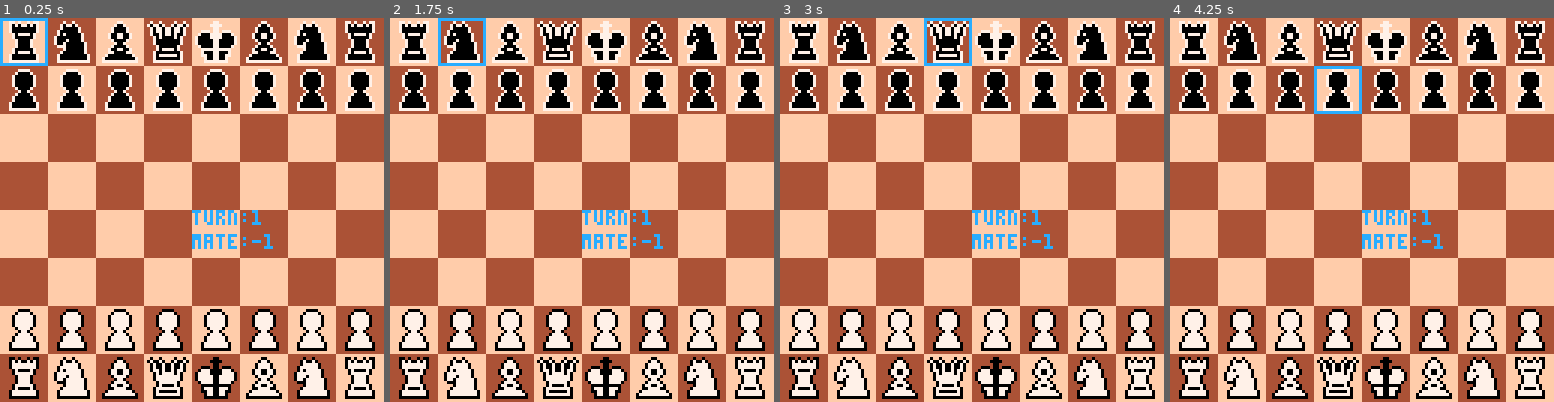
Above: before the commit, frames 1-4 (left to right).
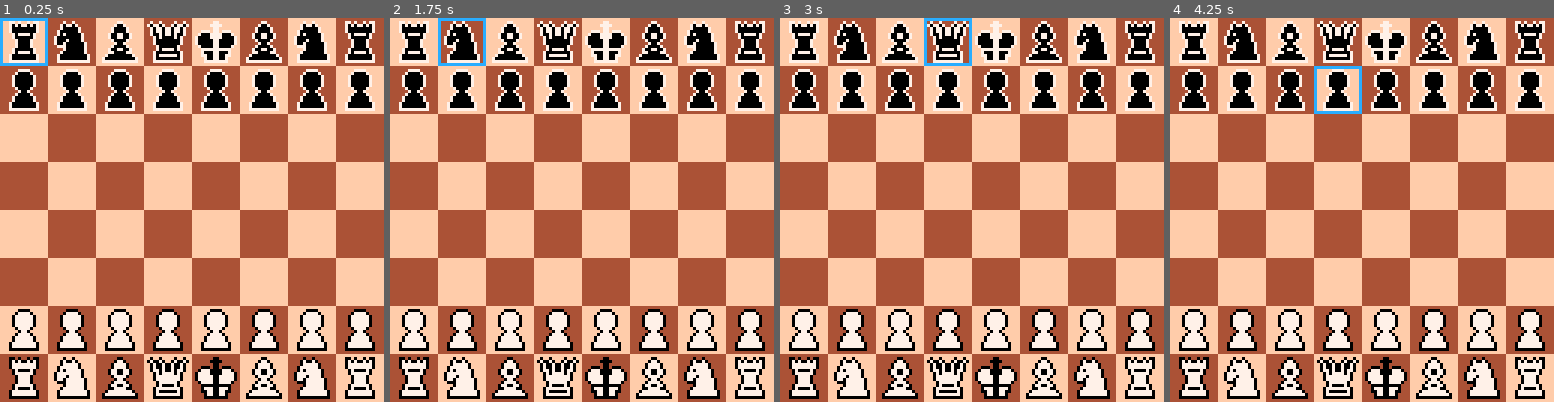
Above: after the commit, the same moments.

Repository: GrayFennec/p8chess
Game: PICO-8 cartridge chess.p8
The game is run twice, just before and just after one commit, with the same random seed, the same clock (stepped at 60 frames per second) and the same inputs.
Inputs:
- Up to frame 1 (0.25 s): no input
- Up to frame 2 (1.75 s): tap X (X key) at 0.33, 1.07 s; tap O (Z key) at 0.7, 1.7 s; hold Right from 1.6 s (still down)
- Up to frame 3 (3 s): tap X (X key) at 1.85, 2.97 s; release Right at 2.1 s; tap O (Z key) at 2.1, 2.5, 2.9 s; hold Up 2.15-2.42 s; hold Right from 2.47 s (still down)
- Up to frame 4 (4.25 s): release Right at 3.03 s; hold Left 3.08-3.58 s; tap O (Z key) at 3.3, 3.7, 4.1 s; hold Down 3.63-3.97 s; hold Right from 4.02 s (still down); tap X (X key) at 4.08 s

The runs differ from the first frame. In frame 1, 0.6% of the frame differs, in the area x 50-72%, y 50-61%; in frame 2, 0.6%; in frame 3, 0.6%; in frame 4, 0.6%.

Commit message:
mates implemented

Diff:
--- a/chess.p8
+++ b/chess.p8
@@ -13,7 +13,10 @@
 brdw = 8
 brdh = 8
 --winner
-winr = -1
+--0 = no winner yet
+--1 = checkmate
+--2 = stalemate
+winr = 0
 
 function _update()
 	--update hover
@@ -39,10 +42,10 @@
  if not canmove then
   --incheck -> checkmate
   if update_check(gb,turn) then
-   winr = turn % 2 + 1
+   winr = 1
   --nocheck -> stalemate
   else
-   winr = 3
+   winr = 2
   end
  end
 end
@@ -424,8 +427,8 @@
 	end
 	draw_every()
 	draw_hover()
-	print("turn:"..tostr(turn),64,64)
-	print("mate:"..tostr(winr),64,72)
+	--cheap check/stalemate print
+	draw_winr()
 end
 
 --draws the board
@@ -495,6 +498,22 @@
 
 function draw_selec()
  rectfill(selc*16-16, selr*16-16, selc*16-1, selr*16-1, 11)
+end
+
+function draw_winr()
+ if winr > 0 then
+  if turn == 1 then
+  	pal(0,7)
+  	pal(7,0)
+  end
+  rectfill(0,0,127,127,0)
+  if winr == 2 then
+   spr(96,34,32,8,2)
+  else
+   spr(64,34,32,8,2)
+  end
+  spr(72,40,48,6,2)
+ end
 end
 -->8
 --init code
Not shown, changed: 64 lines of the sprite sheet (__gfx__) section of chess.p8
Not shown, changed: chess.js
Not shown, changed: index.html
